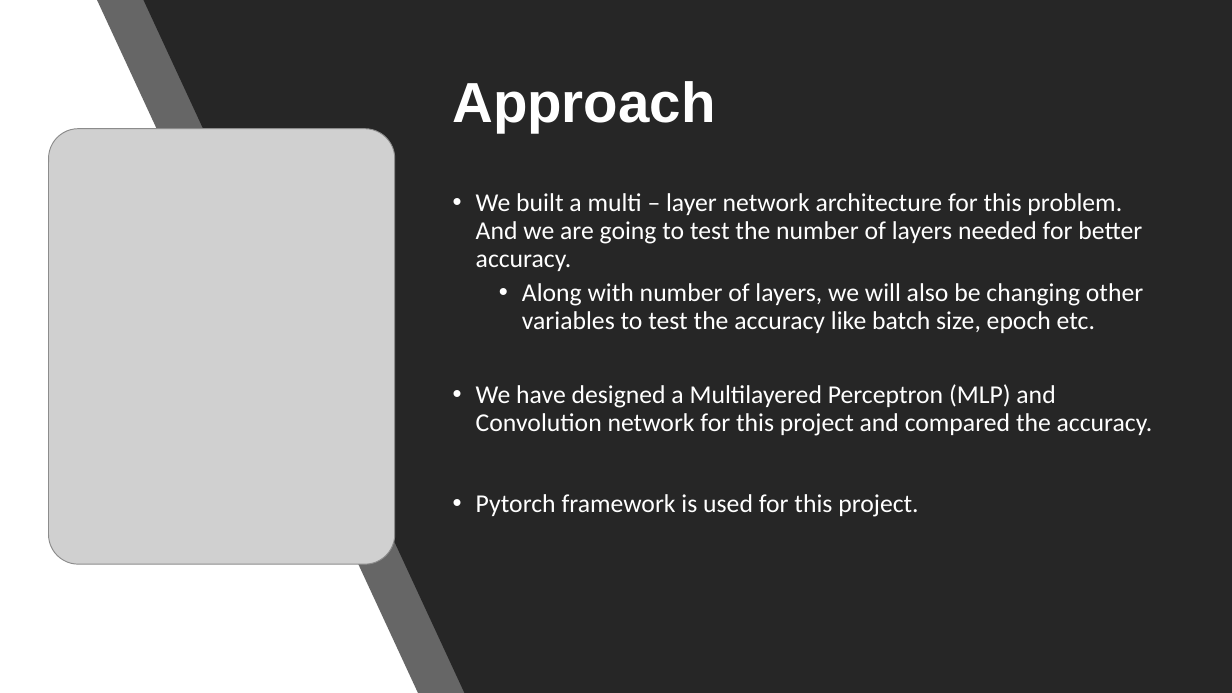
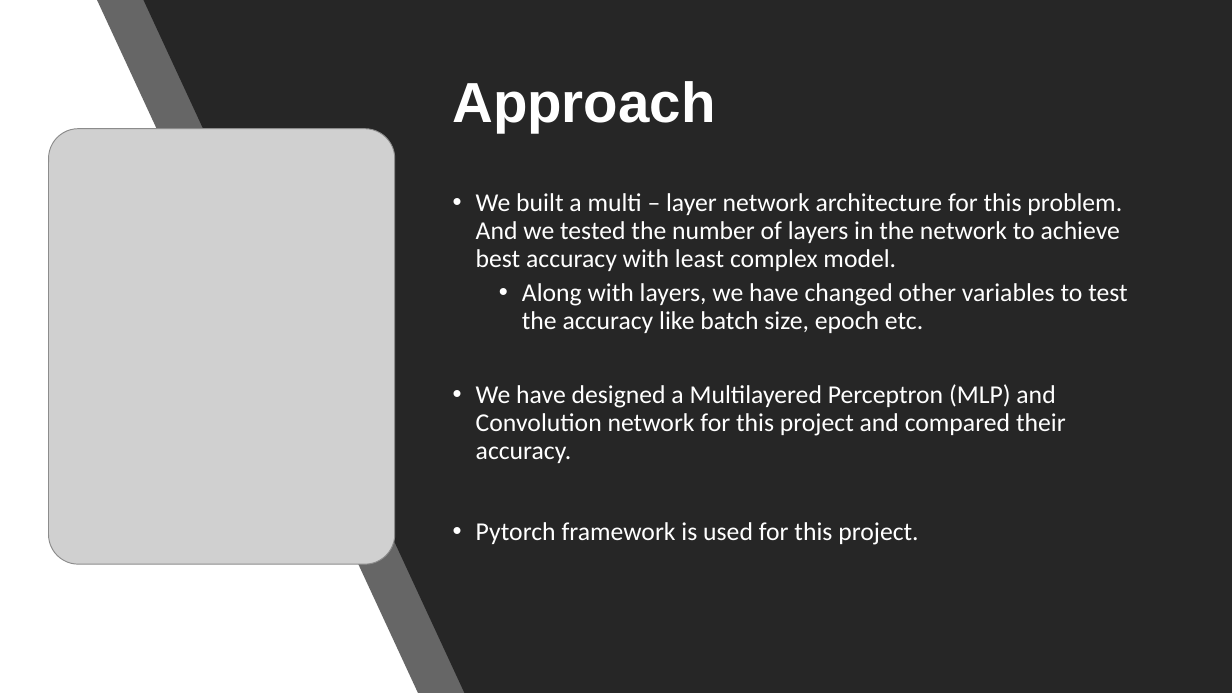
Before and after one commit to evazhang720/Final-Group-8, a slide deck: slide 3 of Final-Group-Presentation/ML2 - Final Project-Slice.pptx. Drawn at 1232x693 pixels with LibreOffice and Linux fonts; fonts in the diff are those of the drawing; grey boxes stand for pictures. Boxes give left, top, right and bottom in pixels: in the first picture for what was removed or moved away, otherwise in the second. Text is boxed around its words. In the diff, an @@ line names an element or a change of style, - is before the commit and + after.

```diff
--- a/Final-Group-Presentation/ML2 - Final Project-Slice.pptx
+++ b/Final-Group-Presentation/ML2 - Final Project-Slice.pptx
@@ text at [476, 193, 1128, 463]: text changed @@
-• We built a multi – layer network architecture for this problem. And we are going to test the number of layers needed for better accuracy.
-  • Along with number of layers, we will also be changing other variables to test the accuracy like batch size, epoch etc.
-• We have designed a Multilayered Perceptron (MLP) and Convolution network for this project and compared the accuracy.
+• We built a multi – layer network architecture for this problem. And we tested the number of layers in the network to achieve best accuracy with least complex model.
+  • Along with layers, we have changed other variables to test the accuracy like batch size, epoch etc.
+• We have designed a Multilayered Perceptron (MLP) and Convolution network for this project and compared their accuracy.
```
Also in this commit, not shown: 4 other slides changed, 2 slides added.
